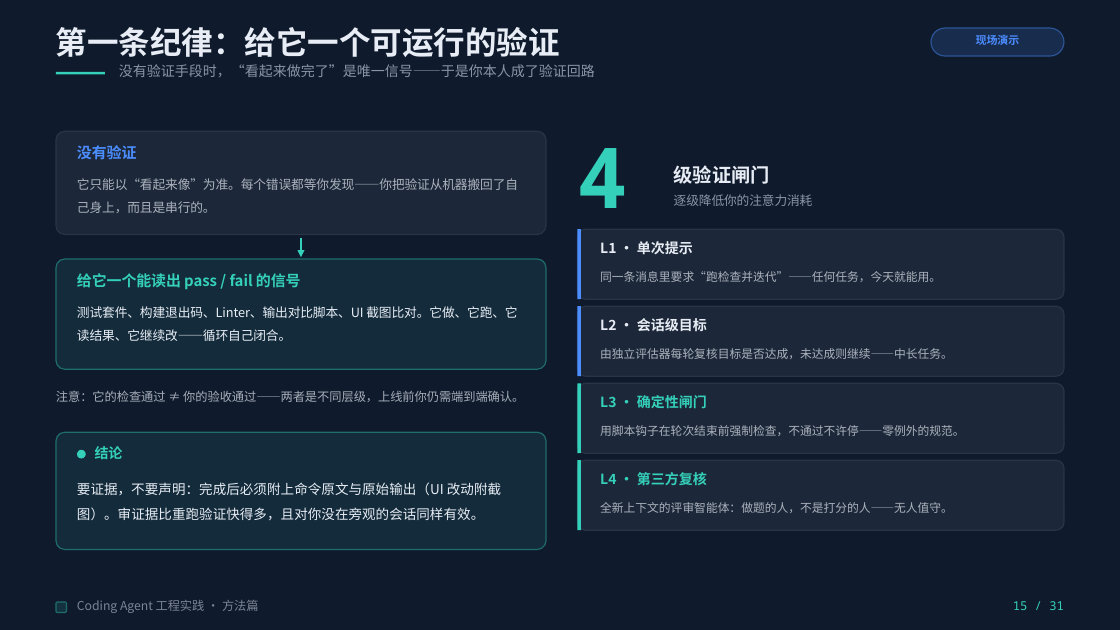
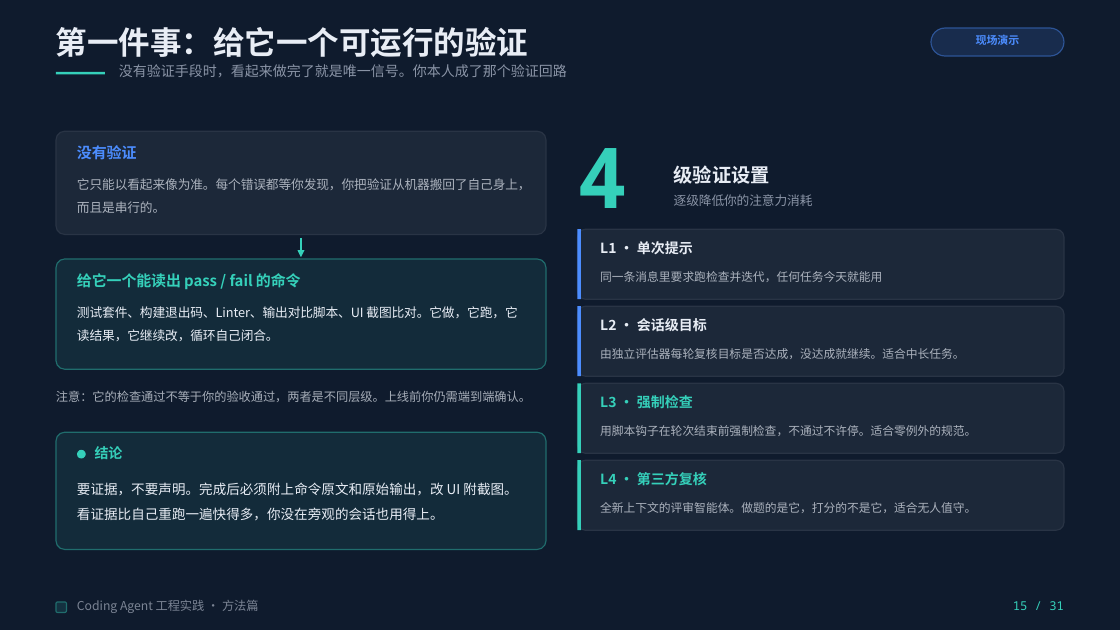
Before and after one commit to Yqghlx/AI_Learn, a slide deck: slide 15 of Coding Agent 实战指南/Coding Agent 工程实践（通用版）.pptx. Drawn at 1120x630 pixels with LibreOffice and Linux fonts; fonts in the diff are those of the drawing. Boxes give left, top, right and bottom in pixels: in the first picture for what was removed or moved away, otherwise in the second. Text is boxed around its words. In the diff, an @@ line names an element or a change of style, - is before the commit and + after.

```diff
--- a/Coding Agent 实战指南/Coding Agent 工程实践（通用版）.pptx
+++ b/Coding Agent 实战指南/Coding Agent 工程实践（通用版）.pptx
@@ text at (56,27,529,57): text changed @@
-第一条纪律：给它一个可运行的验证
+第一件事：给它一个可运行的验证
@@ text at (119,64,567,77): text changed @@
-没有验证手段时，“看起来做完了”是唯一信号——于是你本人成了验证回路
+没有验证手段时，看起来做完了就是唯一信号。你本人成了那个验证回路
@@ text at (77,178,531,213): text changed @@
-它只能以“看起来像”为准。每个错误都等你发现——你把验证从机器搬回了自己身上，而且是串行的。
+它只能以看起来像为准。每个错误都等你发现，你把验证从机器搬回了自己身上，而且是串行的。
@@ text at (674,165,770,184): text changed @@
-级验证闸门
+级验证设置
@@ text at (77,273,301,289): text changed @@
-给它一个能读出 pass / fail 的信号
+给它一个能读出 pass / fail 的命令
@@ text at (600,271,882,282): text changed @@
-同一条消息里要求“跑检查并迭代”——任何任务，今天就能用。
+同一条消息里要求跑检查并迭代，任何任务今天就能用
@@ text at (77,306,517,341): text changed @@
-测试套件、构建退出码、Linter、输出对比脚本、UI 截图比对。它做、它跑、它读结果、它继续改——循环自己闭合。
+测试套件、构建退出码、Linter、输出对比脚本、UI 截图比对。它做，它跑，它读结果，它继续改，循环自己闭合。
@@ text at (600,348,965,359): text changed @@
-由独立评估器每轮复核目标是否达成，未达成则继续——中长任务。
+由独立评估器每轮复核目标是否达成，没达成就继续。适合中长任务。
@@ text at (56,391,531,402): text changed @@
-注意：它的检查通过 ≠ 你的验收通过——两者是不同层级，上线前你仍需端到端确认。
+注意：它的检查通过不等于你的验收通过，两者是不同层级。上线前你仍需端到端确认。
@@ text at (600,395,693,408): text changed @@
-L3 · 确定性闸门
+L3 · 强制检查
@@ text at (600,425,976,436): text changed @@
-用脚本钩子在轮次结束前强制检查，不通过不许停——零例外的规范。
+用脚本钩子在轮次结束前强制检查，不通过不许停。适合零例外的规范。
@@ text at (77,482,517,520): text changed @@
-要证据，不要声明：完成后必须附上命令原文与原始输出（UI 改动附截图）。审证据比重跑验证快得多，且对你没在旁观的会话同样有效。
+要证据，不要声明。完成后必须附上命令原文和原始输出，改 UI 附截图。看证据比自己重跑一遍快得多，你没在旁观的会话也用得上。
@@ text at (600,502,976,513): text changed @@
-全新上下文的评审智能体：做题的人，不是打分的人——无人值守。
+全新上下文的评审智能体。做题的是它，打分的不是它，适合无人值守。
```
Also in this commit, not shown: 27 other slides changed, 5 other files.
